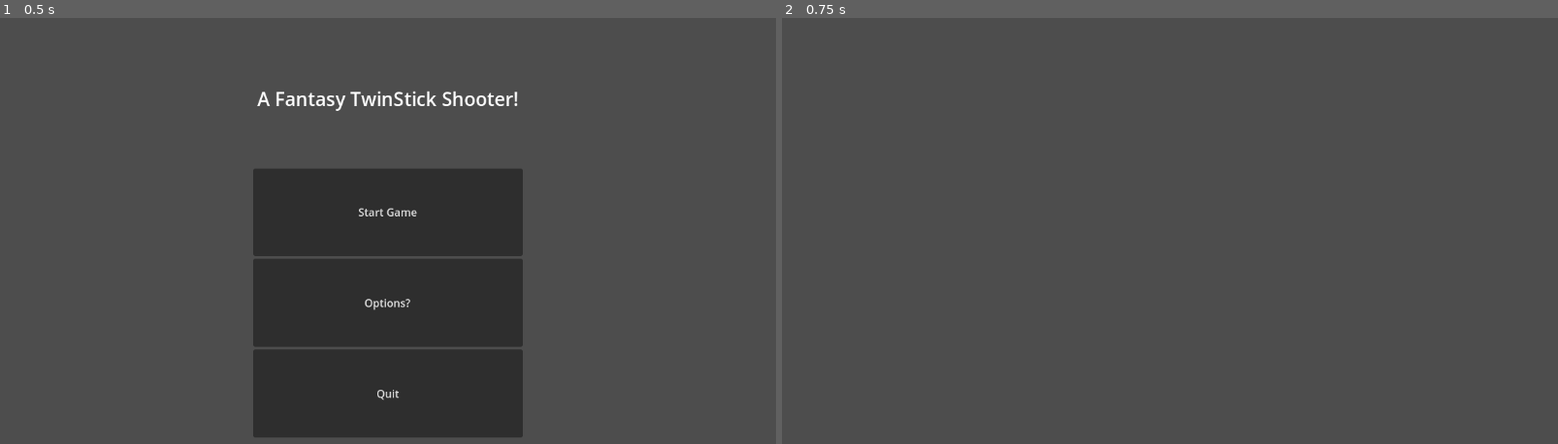
Above: before the commit, frames 1-2 (left to right).
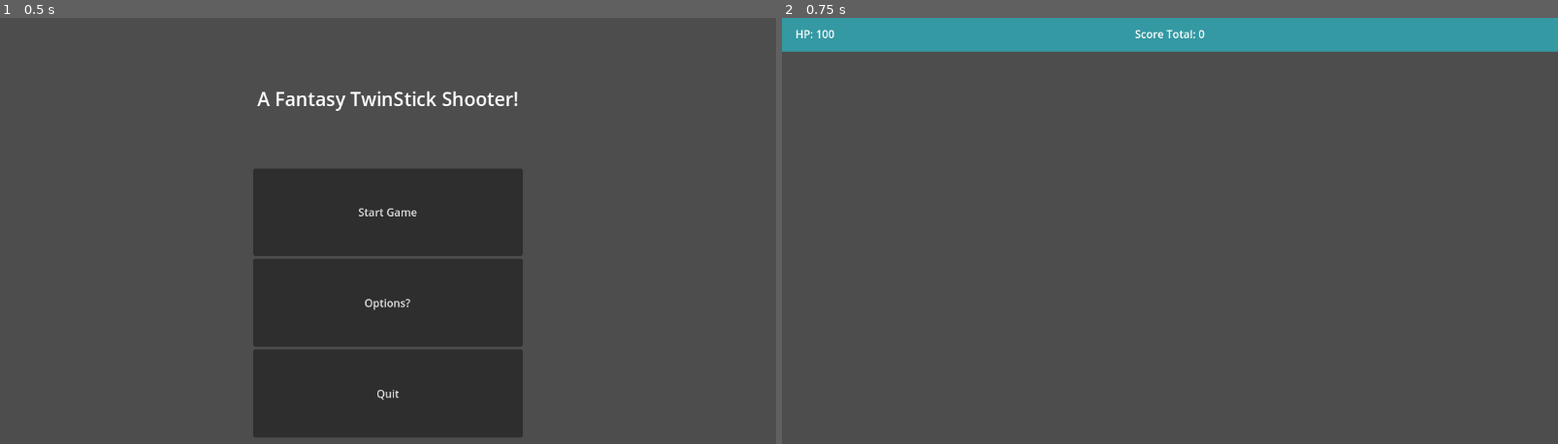
Above: after the commit, the same moments.

Repository: Shadowyish/fantasytss
Game: Godot game, scene res://Assets/Scenes/MainMenu.tscn
The game is run twice, just before and just after one commit, with the same random seed, the same clock (stepped at 60 frames per second) and the same inputs.
Inputs:
- Up to frame 1 (0.5 s): no input
- Up to frame 2 (0.75 s): click "Start Game" at 0.5 s

Frame 1 is identical in both runs. In frame 2, 8.0% of the frame differs, in the area x 0-100%, y 0-8%.
Error in both runs: Cannot call method 'add_child' on a null value. (res://Assets/Scripts/GameManager.gd:29)

Commit message:
Overlay, enemies now spawn correctly, fixed sword arc

Diff:
--- /dev/null
+++ b/tss_godot/Assets/Prefabs/GameUI.tscn
@@ -0,0 +1,50 @@
+[gd_scene load_steps=2 format=3 uid="uid://bdyw4b6ahfj76"]
+
+[ext_resource type="Script" path="res://Assets/Scripts/UIOverlay.gd" id="1_hpo1x"]
+
+[node name="Control" type="Control"]
+layout_mode = 3
+anchors_preset = 15
+anchor_right = 1.0
+anchor_bottom = 1.0
+grow_horizontal = 2
+grow_vertical = 2
+size_flags_horizontal = 3
+size_flags_vertical = 3
+script = ExtResource("1_hpo1x")
+
+[node name="CanvasLayer" type="CanvasLayer" parent="."]
+
+[node name="ColorRect" type="ColorRect" parent="CanvasLayer"]
+anchors_preset = 10
+anchor_right = 1.0
+offset_bottom = 50.0
+grow_horizontal = 2
+color = Color(0.203922, 0.6, 0.639216, 1)
+
+[node name="HP" type="Label" parent="CanvasLayer/ColorRect"]
+layout_mode = 1
+anchors_preset = 4
+anchor_top = 0.5
+anchor_bottom = 0.5
+offset_left = 20.0
+offset_top = -13.0
+offset_right = 78.0
+offset_bottom = 13.0
+grow_vertical = 2
+text = "HP: 100"
+
+[node name="Score" type="Label" parent="CanvasLayer/ColorRect"]
+layout_mode = 1
+anchors_preset = 8
+anchor_left = 0.5
+anchor_top = 0.5
+anchor_right = 0.5
+anchor_bottom = 0.5
+offset_left = -52.0
+offset_top = -13.0
+offset_right = 52.0
+offset_bottom = 13.0
+grow_horizontal = 2
+grow_vertical = 2
+text = "Score Total: 0"
--- a/tss_godot/Assets/Prefabs/Sword.tscn
+++ b/tss_godot/Assets/Prefabs/Sword.tscn
@@ -8,6 +8,9 @@
 
 [node name="Sword" type="Node2D"]
 script = ExtResource("1_yo5gv")
+swing_speed = 30.0
+swing_radius = 40
+swing_duration = 0.45
 pixels_from_player = 15
 
 [node name="Sprite2D" type="Sprite2D" parent="."]
--- a/tss_godot/Assets/Scenes/OvalForest.tscn
+++ b/tss_godot/Assets/Scenes/OvalForest.tscn
@@ -1,3 +1,7 @@
-[gd_scene format=3 uid="uid://bb1kxgg032nd2"]
+[gd_scene load_steps=2 format=3 uid="uid://bb1kxgg032nd2"]
+
+[ext_resource type="PackedScene" uid="uid://bdyw4b6ahfj76" path="res://Assets/Prefabs/GameUI.tscn" id="1_gbapl"]
 
 [node name="OvalForest" type="Node2D"]
+
+[node name="Control" parent="." instance=ExtResource("1_gbapl")]
--- a/tss_godot/Assets/Scripts/EnemyController.gd
+++ b/tss_godot/Assets/Scripts/EnemyController.gd
@@ -46,6 +46,7 @@
 	is_dead = true
 	play_death_animation()
 	GameManager.increase_score(score)
+	GameManager.enemy_count -= 1
 
 	await(get_tree().create_timer(.25).timeout)
 	queue_free() #Remove from scene
--- a/tss_godot/Assets/Scripts/PlayerController.gd
+++ b/tss_godot/Assets/Scripts/PlayerController.gd
@@ -6,7 +6,7 @@
 @export var mana: int
 @export var cur_weapon: Node
 
-var cur_health: int = health
+var cur_health: int
 var aim_direction = Vector2.RIGHT
 var iframe_time: float = 0.67
 var is_invunerable = false
@@ -22,6 +22,8 @@
 @onready var anim = $Animator
 
 func _ready():
+	cur_health = health
+
 	# timer hookups
 	add_child(iframe_timer)
 	iframe_timer.one_shot = true
--- a/tss_godot/Assets/Scripts/Sword.gd
+++ b/tss_godot/Assets/Scripts/Sword.gd
@@ -4,14 +4,16 @@
 @export var swing_angle = 0.0  # Angle offset for the swing
 @export var swing_speed = 20.0  # Speed of the swing
 @export var swing_radius = 30  # Distance from player
-@export var swing_timer = 0.0
 @export var swing_duration = 0.5  # Total duration of the swing
 
 var swinging = false
+var swing_timer = 0.0
+var swing_start: Vector2
 
 func attack():
 	if swinging:
 		return  # Prevent multiple swings
+	swing_start = position
 	swinging = true
 	swing_timer = 0.0
 
@@ -25,12 +27,11 @@
 			emit_signal("attack_finished")
 			return
 		# Swing from -45° to +45°
-		swing_angle = lerp(-PI / 4, PI / 4, progress)
+		swing_angle = lerp(-PI / 3 + swing_start.angle(), PI / 3 + swing_start.angle(), progress)
 		#Actually Swing
-		position = Vector2(swing_radius, 0).rotated(swing_angle)
+		position =  Vector2(swing_radius, 0).rotated(swing_angle)
 		# Rotate sword to match movement
 		rotation = swing_angle
-
 
 func _ready():
 	$Area2D.body_entered.connect(_on_body_entered)
--- /dev/null
+++ b/tss_godot/Assets/Scripts/UIOverlay.gd
@@ -0,0 +1,8 @@
+extends Control
+
+@onready var hp_label = $CanvasLayer/ColorRect/HP
+@onready var score_label = $CanvasLayer/ColorRect/Score
+
+func _process(delta):
+	hp_label.text = "HP: " + str(GameManager.player.cur_health)
+	score_label.text = "Current Score: " + str(GameManager.game_score)
